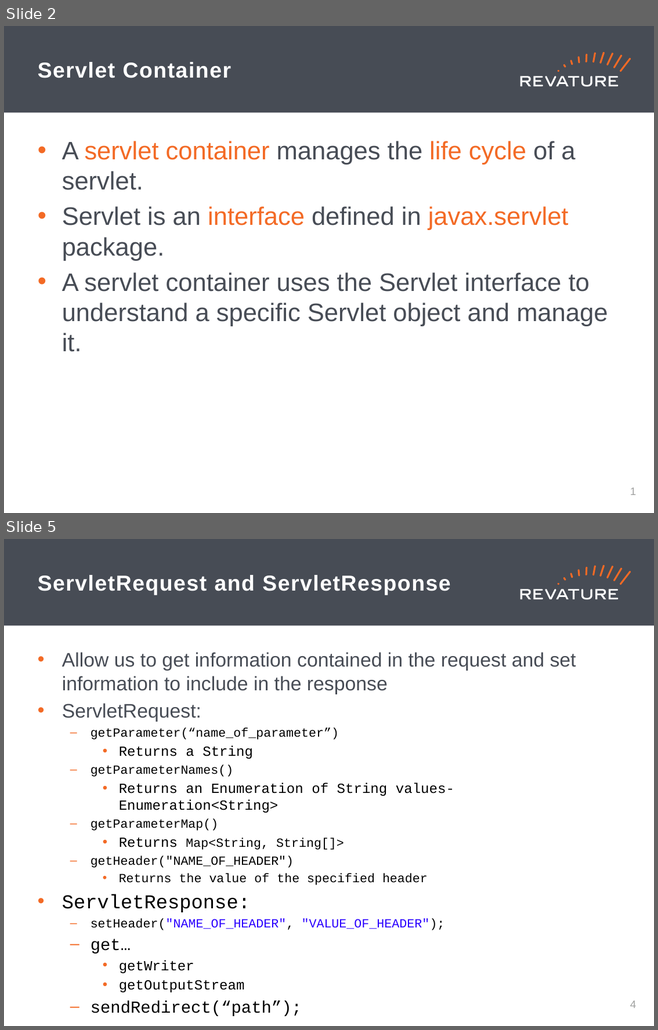
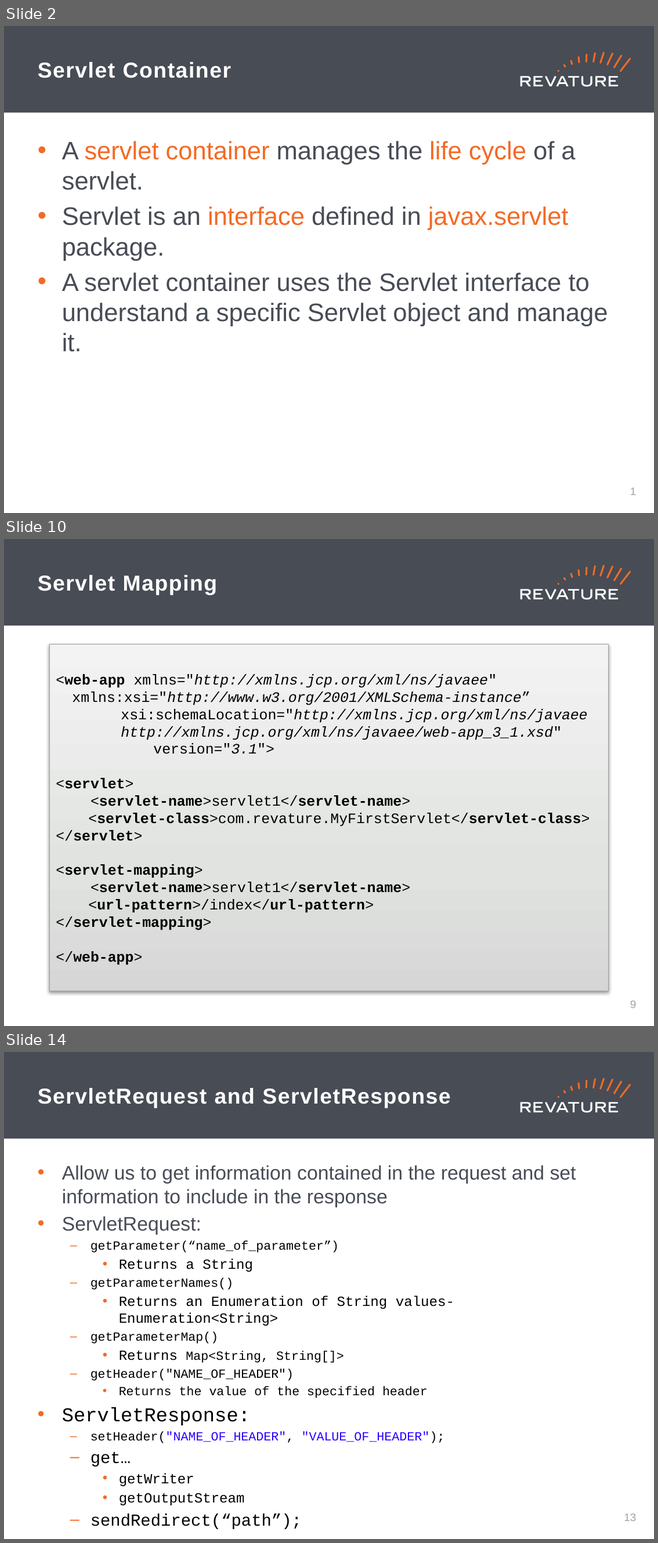
Before and after one commit to jhigherevature/8302021_RAP, a slide deck: powerpoints/Day_33.pptx. Shown one above the other, each under a label of ours: slides 2 and 5 before the commit, slides 2, 10 and 14 after it; the slides between them are not shown. The pictures are 658x1030 and 658x1543 pixels, drawn with LibreOffice and Linux fonts; fonts in the diff are those of the drawing. Boxes give left, top, right and bottom in pixels: in the first picture for what was removed or moved away, otherwise in the second. Text is boxed around its words. In the diff, an @@ line names an element or a change of style, - is before the commit and + after.

```diff
--- a/powerpoints/Day_33.pptx
+++ b/powerpoints/Day_33.pptx
@@ slide 10 added at [4,539,654,1026], background #FFFFFF; not listed: 19 template elements that a slide beside it also shows @@
@@ title added at [38,575,217,595], 24 pt, text #FFFFFF, bold @@
+Servlet Mapping
@@ rectangle added at [49,644,608,991], fill gradient #D6D7D6 to #E2E2E2 to #F4F4F4, outline #9C9D9C 0.75 pt, 16 pt, text #000000 @@
+<web-app xmlns="http://xmlns.jcp.org/xml/ns/javaee" xmlns:xsi="http://www.w3.org/2001/XMLSchema-instance”
+xsi:schemaLocation="http://xmlns.jcp.org/xml/ns/javaee
+http://xmlns.jcp.org/xml/ns/javaee/web-app_3_1.xsd"
+  version="3.1">
+<servlet>
+<servlet-name>servlet1</servlet-name>
+<servlet-class>com.revature.MyFirstServlet</servlet-class>
+</servlet>
+<servlet-mapping>
+<servlet-name>servlet1</servlet-name>
+<url-pattern>/index</url-pattern>
+</servlet-mapping>
+</web-app>
@@ page number added at [630,1001,636,1008], 12 pt, text #A0A1A0 @@
+9
@@ what was slide 5 is now slide 14 @@
@@ page number at [623,1514,636,1521]: text changed @@
-4
+13
```
Also in this commit, not shown: 2 slides changed, 8 other slides added.
